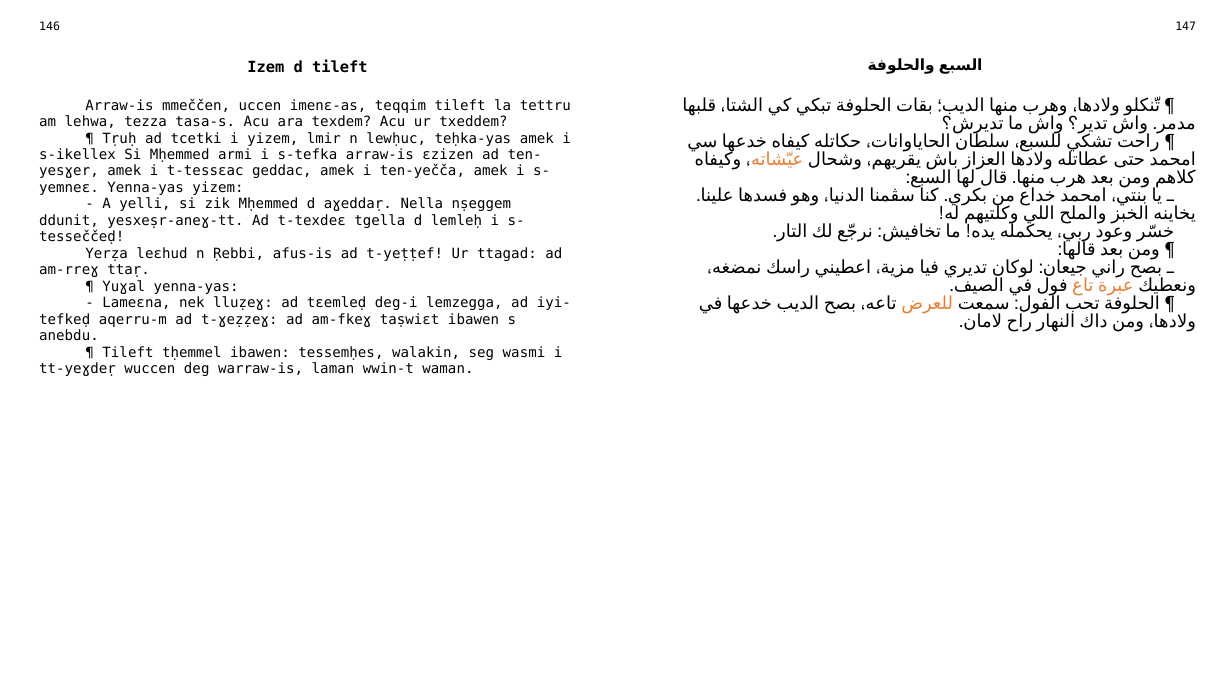
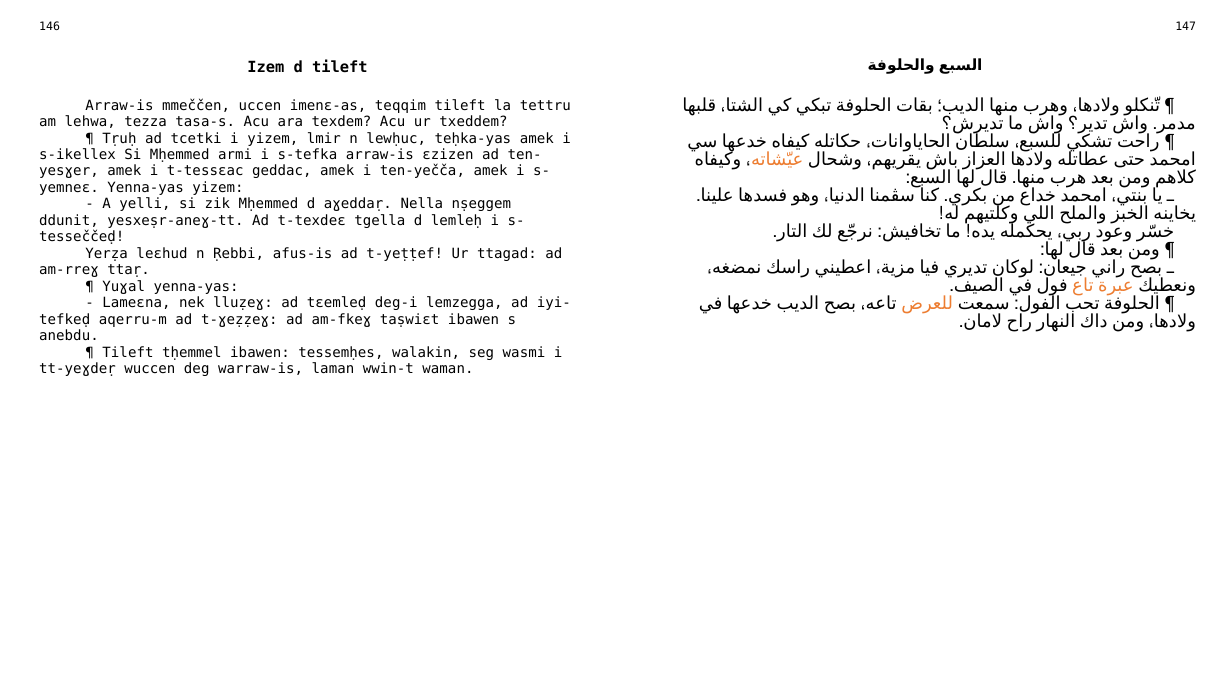
Before and after one commit to sferhah/tamacahut_n_wuccen, a slide deck: slide 69 of Uccen.ConsoleApp/uccen.arq.pptx. Drawn at 1232x693 pixels with LibreOffice and Linux fonts; fonts in the diff are those of the drawing. Boxes give left, top, right and bottom in pixels: in the first picture for what was removed or moved away, otherwise in the second. Text is boxed around its words. In the diff, an @@ line names an element or a change of style, - is before the commit and + after.

```diff
--- a/Uccen.ConsoleApp/uccen.arq.pptx
+++ b/Uccen.ConsoleApp/uccen.arq.pptx
@@ table at [30,15,1205,668] @@
-row 3, column 3: ¶ تّنكلو ولادها، وهرب منها الديب؛ بقات الحلوفة تبكي كي الشتا، قلبها مدمر. واش تدير؟ واش ما تديرش؟ / ¶ راحت تشكي للسبع، سلطان الحاياوانات، حكاتله كيفاه خدعها سي امحمد حتى عطاتله ولادها العزاز باش يقريهم، وشحال عيّشاته، وكيفاه كلاهم ومن بعد هرب منها. قال لها السبع: / ـ يا بنتي، امحمد خداع من بكري. كنا سڨمنا الدنيا، وهو فسدها علينا. يخاينه الخبز والملح اللي وكلتيهم له! / خسّر وعود ربي، يحكمله يده! ما تخافيش: نرجّع لك التار. / ¶ ومن بعد قالها: / ـ بصح راني جيعان: لوكان تديري فيا مزية، اعطيني راسك نمضغه، ونعطيك عبرة تاع فول في الصيف. / ¶ الحلوفة تحب الفول: سمعت للعرض تاعه، بصح الديب خدعها في ولادها، ومن داك النهار راح لامان.
+row 3, column 3: ¶ تّنكلو ولادها، وهرب منها الديب؛ بقات الحلوفة تبكي كي الشتا، قلبها مدمر. واش تدير؟ واش ما تديرش؟ / ¶ راحت تشكي للسبع، سلطان الحاياوانات، حكاتله كيفاه خدعها سي امحمد حتى عطاتله ولادها العزاز باش يقريهم، وشحال عيّشاته، وكيفاه كلاهم ومن بعد هرب منها. قال لها السبع: / ـ يا بنتي، امحمد خداع من بكري. كنا سڨمنا الدنيا، وهو فسدها علينا. يخاينه الخبز والملح اللي وكلتيهم له! / خسّر وعود ربي، يحكمله يده! ما تخافيش: نرجّع لك التار. / ¶ ومن بعد قال لها: / ـ بصح راني جيعان: لوكان تديري فيا مزية، اعطيني راسك نمضغه، ونعطيك عبرة تاع فول في الصيف. / ¶ الحلوفة تحب الفول: سمعت للعرض تاعه، بصح الديب خدعها في ولادها، ومن داك النهار راح لامان.
```
Also in this commit, not shown: 13 other slides changed, 1 other file.
